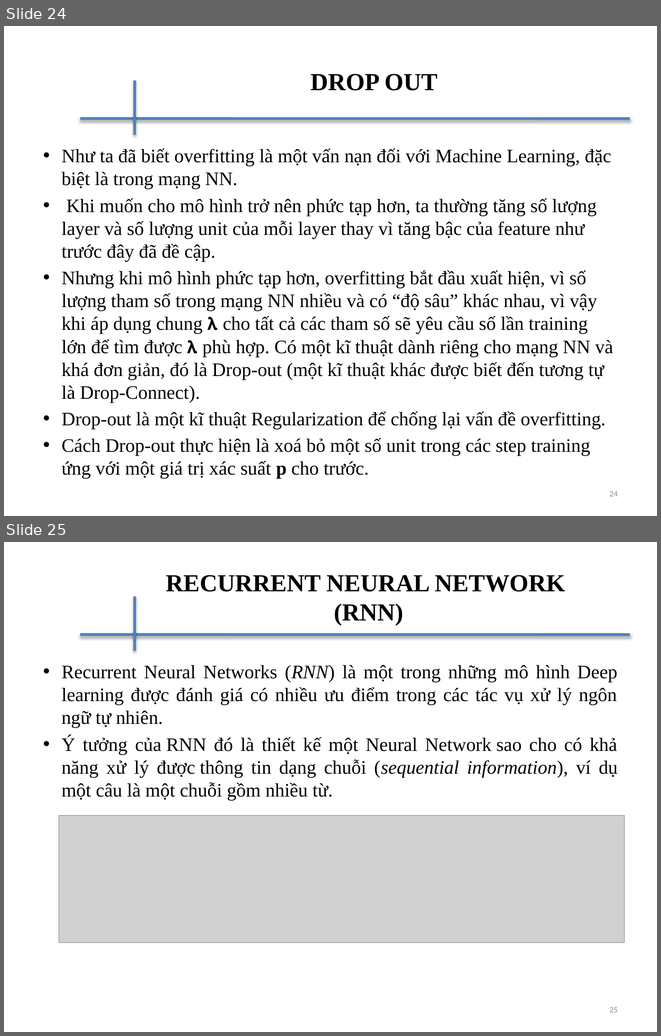
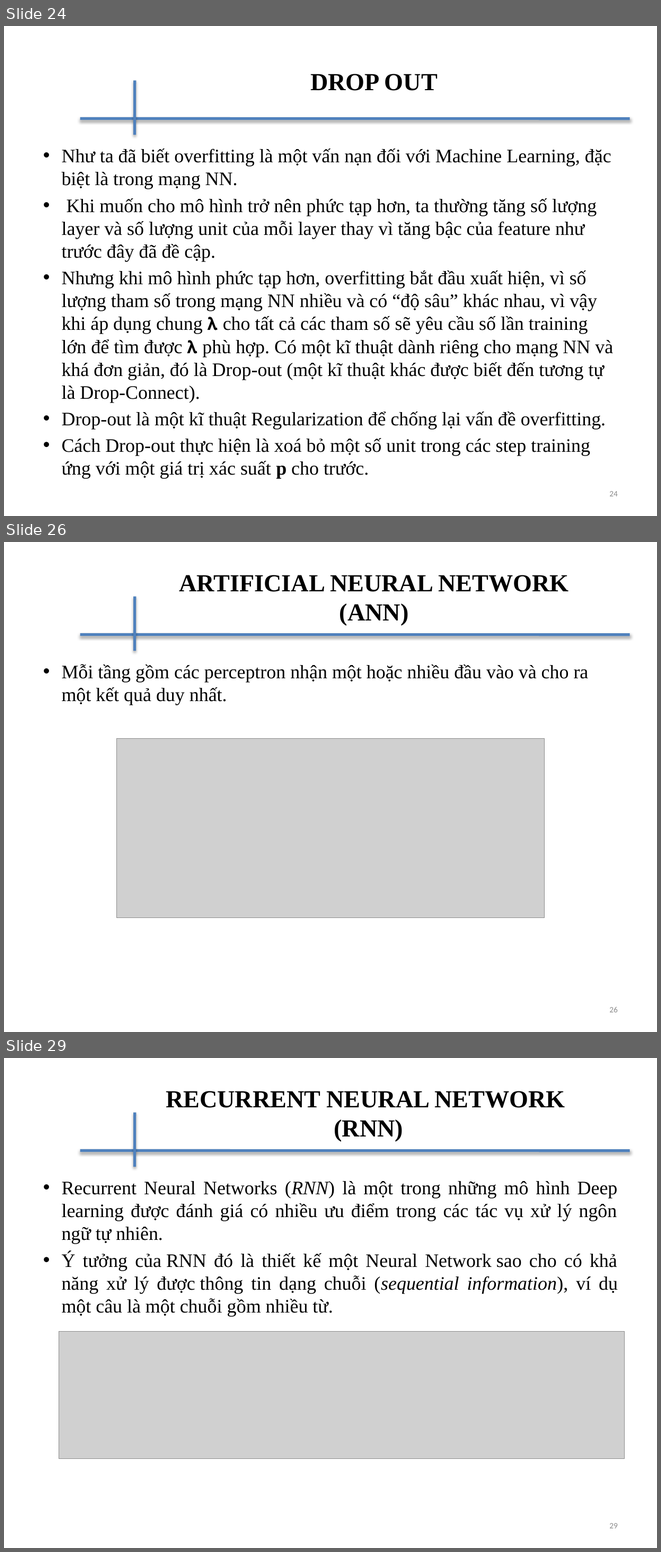
Before and after one commit to daithinh2401/Master_2019, a slide deck: Machine_Learning/ML_Mid_Slide.pptx. Shown one above the other, each under a label of ours: slides 24 and 25 before the commit, slides 24, 26 and 29 after it; the slides between them are not shown. The pictures are 661x1036 and 661x1552 pixels, drawn with LibreOffice and Linux fonts; fonts in the diff are those of the drawing; grey boxes stand for pictures; background and template pictures are left out. Boxes give left, top, right and bottom in pixels: in the first picture for what was removed or moved away, otherwise in the second. Text is boxed around its words. In the diff, an @@ line names an element or a change of style, - is before the commit and + after.

```diff
--- a/Machine_Learning/ML_Mid_Slide.pptx
+++ b/Machine_Learning/ML_Mid_Slide.pptx
@@ slide 26 added at (x1=4, y1=542, x2=657, y2=1032), background #FFFFFF; not listed: 2 template elements that a slide beside it also shows @@
@@ title added at (x1=179, y1=575, x2=568, y2=626), 27 pt, text #000000, bold @@
+ARTIFICIAL NEURAL NETWORK
+(ANN)
@@ text added at (x1=62, y1=664, x2=589, y2=705), 21 pt, text #000000 @@
+• Mỗi tầng gồm các perceptron nhận một hoặc nhiều đầu vào và cho ra một kết quả duy nhất.
@@ picture added at (x1=117, y1=739, x2=545, y2=917) @@
@@ page number added at (x1=609, y1=1006, x2=618, y2=1012), 9 pt, text #8C8C8C @@
+26
@@ what was slide 25 is now slide 29 @@
@@ page number at (x1=609, y1=1523, x2=618, y2=1528): text changed @@
-25
+29
```
Also in this commit, not shown: 3 slides changed, 7 other slides added, 2 slides removed, 8 other files.
